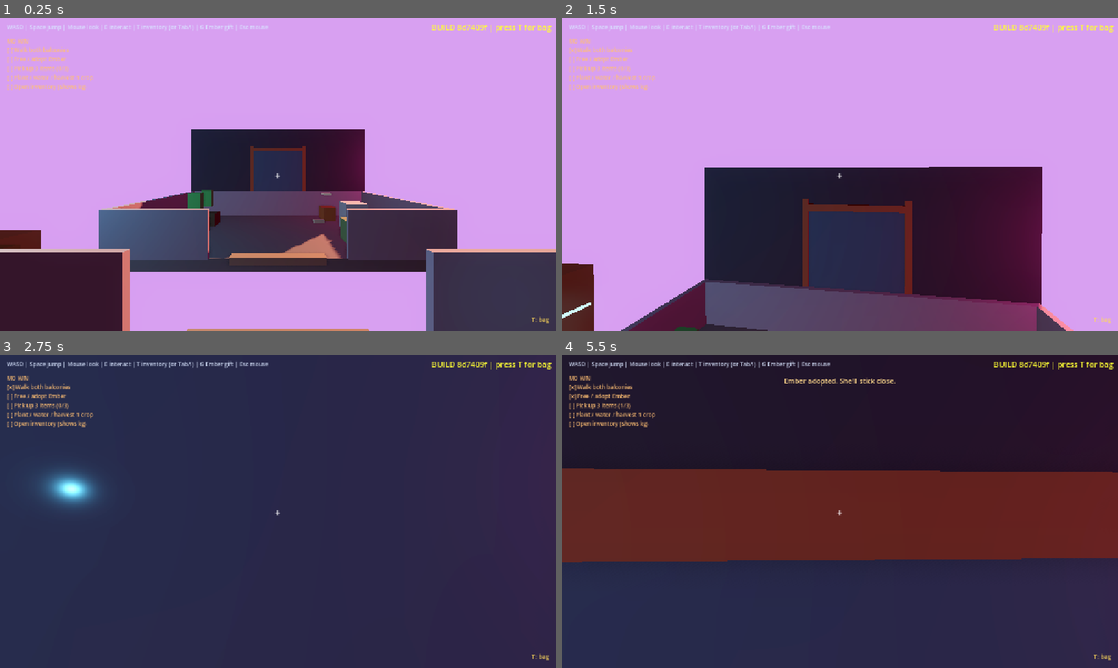
Above: before the commit, frames 1-4 (two rows, left to right).
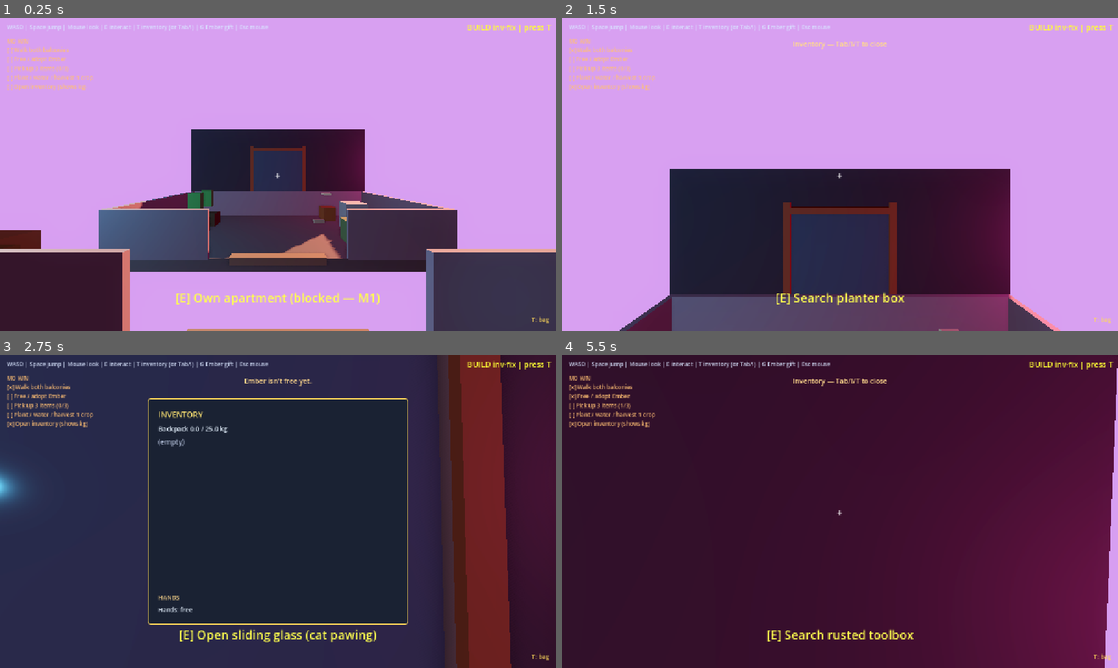
Above: after the commit, the same moments.

Repository: SpaceKitti/Studio
Game: Godot game, scene res://scenes/main.tscn
The game is run twice, just before and just after one commit, with the same random seed, the same clock (stepped at 60 frames per second) and the same inputs.
Inputs (mouse positions are in pixels of both pictures, inside the frame that each line leads up to):
- Up to frame 1 (0.25 s): no input
- Up to frame 2 (1.5 s): tap T at 0.5, 1.25 s; move the mouse to (867, 174) at 0.52 s; hold W (move_forward) from 0.53 s (still down); tap E (interact) at 0.6 s; click (867, 174) at 0.67 s; tap Space (jump) at 0.77 s; tap I at 0.8, 1.35 s; move the mouse to (812, 174) at 1.27 s
- Up to frame 3 (2.75 s): keep holding W (move_forward); tap Space (jump) at 1.52 s; tap T at 1.55, 2, 2.1 s; move the mouse to (289, 505) at 2.02 s; tap G at 2.3 s
- Up to frame 4 (5.5 s): keep holding W (move_forward); tap T at 2.75, 3.5, 4.25, 5.3 s; move the mouse to (834, 517) at 2.77 s; tap G at 2.85 s; click (834, 517) at 2.92 s; tap Space (jump) at 3.02, 3.77, 4.52 s; tap H at 3.05, 3.6 s; move the mouse to (878, 514) at 3.52 s; tap E (interact) at 3.8, 4.35 s; tap Tab (inventory) at 4.15 s; move the mouse to (795, 508) at 4.27 s; tap I at 4.55, 5.1 s; move the mouse to (845, 511) at 5.02 s; click (845, 511) at 5.17 s

The runs differ from the first frame. In frame 1, 0.8% of the frame differs, in the area x 31-100%, y 1-92%; in frame 2, 13%; in frame 3, 21%; in frame 4, 73%, in the area x 0-100%, y 0-100%.

Commit message:
fix(slice1): HUD owns T; live-resolve HUD so inventory toggle works
Player._ready raced HUD group join leaving _hud null. Cache via _get_hud, deferred resolve, HUD PROCESS_MODE_ALWAYS + _unhandled_input belt, reorder main.tscn HUD before Player.

Diff:
--- a/slice1/scenes/main.tscn
+++ b/slice1/scenes/main.tscn
@@ -12,29 +12,6 @@
 
 [node name="Level" type="Node3D" parent="."]
 script = ExtResource("1_level")
-
-[node name="Player" type="CharacterBody3D" parent="."]
-transform = Transform3D(0, 0, -1, 0, 1, 0, 1, 0, 0, 2.2, 0.05, 0.0)
-collision_layer = 2
-collision_mask = 1
-floor_snap_length = 0.2
-script = ExtResource("2_player")
-
-[node name="CollisionShape3D" type="CollisionShape3D" parent="Player"]
-transform = Transform3D(1, 0, 0, 0, 1, 0, 0, 0, 1, 0, 0.8, 0)
-shape = SubResource("CapsuleShape3D_player")
-
-[node name="Camera3D" type="Camera3D" parent="Player"]
-transform = Transform3D(1, 0, 0, 0, 1, 0, 0, 0, 1, 0, 1.45, 0)
-current = true
-fov = 65.0
-
-[node name="InteractRay" type="RayCast3D" parent="Player/Camera3D"]
-enabled = true
-target_position = Vector3(0, 0, -3.0)
-collision_mask = 4
-collide_with_areas = true
-collide_with_bodies = false
 
 [node name="HUD" type="CanvasLayer" parent="."]
 script = ExtResource("3_hud")
@@ -171,3 +148,26 @@
 [node name="CloseButton" type="Button" parent="HUD/Root/DeskPanel/Margin/VBox"]
 layout_mode = 2
 text = "Close"
+
+[node name="Player" type="CharacterBody3D" parent="."]
+transform = Transform3D(0, 0, -1, 0, 1, 0, 1, 0, 0, 2.2, 0.05, 0.0)
+collision_layer = 2
+collision_mask = 1
+floor_snap_length = 0.2
+script = ExtResource("2_player")
+
+[node name="CollisionShape3D" type="CollisionShape3D" parent="Player"]
+transform = Transform3D(1, 0, 0, 0, 1, 0, 0, 0, 1, 0, 0.8, 0)
+shape = SubResource("CapsuleShape3D_player")
+
+[node name="Camera3D" type="Camera3D" parent="Player"]
+transform = Transform3D(1, 0, 0, 0, 1, 0, 0, 0, 1, 0, 1.45, 0)
+current = true
+fov = 65.0
+
+[node name="InteractRay" type="RayCast3D" parent="Player/Camera3D"]
+enabled = true
+target_position = Vector3(0, 0, -3.0)
+collision_mask = 4
+collide_with_areas = true
+collide_with_bodies = false
--- a/slice1/scripts/hud.gd
+++ b/slice1/scripts/hud.gd
@@ -31,6 +31,7 @@
 }
 
 func _ready() -> void:
+	process_mode = Node.PROCESS_MODE_ALWAYS
 	add_to_group("hud")
 	prompt_label.text = ""
 	prompt_label.visible = false
@@ -64,7 +65,7 @@
 	# Unmistakable build stamp — always visible top-right
 	var build_stamp := Label.new()
 	build_stamp.name = "BuildStamp"
-	build_stamp.text = "BUILD 8d7409f | press T for bag"
+	build_stamp.text = "BUILD inv-fix | press T"
 	build_stamp.add_theme_font_size_override("font_size", 18)
 	build_stamp.add_theme_color_override("font_color", Color(1.0, 1.0, 0.2, 1.0))
 	build_stamp.mouse_filter = Control.MOUSE_FILTER_IGNORE
@@ -84,6 +85,15 @@
 		_toast_timer -= delta
 		if _toast_timer <= 0.0:
 			toast_label.text = ""
+
+func _unhandled_input(event: InputEvent) -> void:
+	if event is InputEventKey and event.pressed and not event.echo:
+		var codes: Array[int] = [event.keycode, event.physical_keycode]
+		for c in codes:
+			if c == KEY_TAB or c == KEY_I or c == KEY_T:
+				toggle_inventory()
+				get_viewport().set_input_as_handled()
+				return
 
 func set_prompt(text: String) -> void:
 	if text.strip_edges() == "":
--- a/slice1/scripts/player.gd
+++ b/slice1/scripts/player.gd
@@ -19,7 +19,8 @@
 func _ready() -> void:
 	Input.mouse_mode = Input.MOUSE_MODE_CAPTURED
 	camera.fov = 65.0
-	_hud = get_tree().get_first_node_in_group("hud")
+	_resolve_hud()
+	call_deferred("_resolve_hud")
 	# Force face east (+X toward gap) regardless of scene basis typos.
 	look_at(global_position + Vector3(1, 0, 0), Vector3.UP)
 	_spawn_xform = global_transform
@@ -28,6 +29,14 @@
 	interact_ray.collide_with_areas = true
 	interact_ray.collide_with_bodies = false
 	interact_ray.collision_mask = 4
+
+func _resolve_hud() -> void:
+	_get_hud()
+
+func _get_hud() -> Node:
+	if _hud == null or not is_instance_valid(_hud):
+		_hud = get_tree().get_first_node_in_group("hud")
+	return _hud
 
 func _input(event: InputEvent) -> void:
 	_try_inventory_key(event)
@@ -50,12 +59,14 @@
 			KEY_G:
 				# Debug Ember gift
 				var ember := get_tree().get_first_node_in_group("ember")
-				if ember and ember.has_method("drop_gift") and _hud and _hud.has_method("toast"):
-					_hud.toast(str(ember.call("drop_gift")))
+				var hud_g := _get_hud()
+				if ember and ember.has_method("drop_gift") and hud_g and hud_g.has_method("toast"):
+					hud_g.toast(str(ember.call("drop_gift")))
 			KEY_H:
 				# Try stow hands
-				if _hud and _hud.has_method("toast"):
-					_hud.toast(Inventory.try_stow_hands())
+				var hud_h := _get_hud()
+				if hud_h and hud_h.has_method("toast"):
+					hud_h.toast(Inventory.try_stow_hands())
 	elif event is InputEventMouseButton and event.pressed and event.button_index == MOUSE_BUTTON_LEFT:
 		if Input.mouse_mode != Input.MOUSE_MODE_CAPTURED:
 			Input.mouse_mode = Input.MOUSE_MODE_CAPTURED
@@ -78,8 +89,12 @@
 		get_viewport().set_input_as_handled()
 		return
 	_inv_toggle_frame = f
-	if _hud and _hud.has_method("toggle_inventory"):
-		_hud.call("toggle_inventory")
+	var hud := _get_hud()
+	if hud and hud.has_method("toggle_inventory"):
+		hud.call("toggle_inventory")
+	else:
+		push_error("Player: inventory key pressed but HUD not in group 'hud'")
+		print("Player: inventory key pressed but HUD not in group 'hud'")
 	get_viewport().set_input_as_handled()
 
 func _physics_process(delta: float) -> void:
@@ -110,14 +125,19 @@
 		var f := Engine.get_process_frames()
 		if f != _inv_toggle_frame:
 			_inv_toggle_frame = f
-			if _hud and _hud.has_method("toggle_inventory"):
-				_hud.call("toggle_inventory")
+			var hud := _get_hud()
+			if hud and hud.has_method("toggle_inventory"):
+				hud.call("toggle_inventory")
+			else:
+				push_error("Player: inventory action but HUD not in group 'hud'")
+				print("Player: inventory action but HUD not in group 'hud'")
 
 func _respawn() -> void:
 	global_transform = _spawn_xform
 	velocity = Vector3.ZERO
-	if _hud and _hud.has_method("toast"):
-		_hud.toast("Whoa — back on the balcony.")
+	var hud_r := _get_hud()
+	if hud_r and hud_r.has_method("toast"):
+		hud_r.toast("Whoa — back on the balcony.")
 
 func _track_zone() -> void:
 	# Neighbor balcony roughly x > 6.2
@@ -149,16 +169,18 @@
 				best = area
 		found = best
 	_nearby = found
-	if _hud and _hud.has_method("set_prompt"):
+	var hud_p := _get_hud()
+	if hud_p and hud_p.has_method("set_prompt"):
 		if _nearby:
-			_hud.set_prompt(str(_nearby.call("get_prompt")))
+			hud_p.set_prompt(str(_nearby.call("get_prompt")))
 		else:
-			_hud.set_prompt("")
+			hud_p.set_prompt("")
 
 func _try_interact() -> void:
 	if _nearby == null:
 		return
 	if _nearby.has_method("interact"):
 		var msg: Variant = _nearby.call("interact", self)
-		if _hud and _hud.has_method("toast") and typeof(msg) == TYPE_STRING and str(msg) != "":
-			_hud.toast(str(msg))
+		var hud_i := _get_hud()
+		if hud_i and hud_i.has_method("toast") and typeof(msg) == TYPE_STRING and str(msg) != "":
+			hud_i.toast(str(msg))
